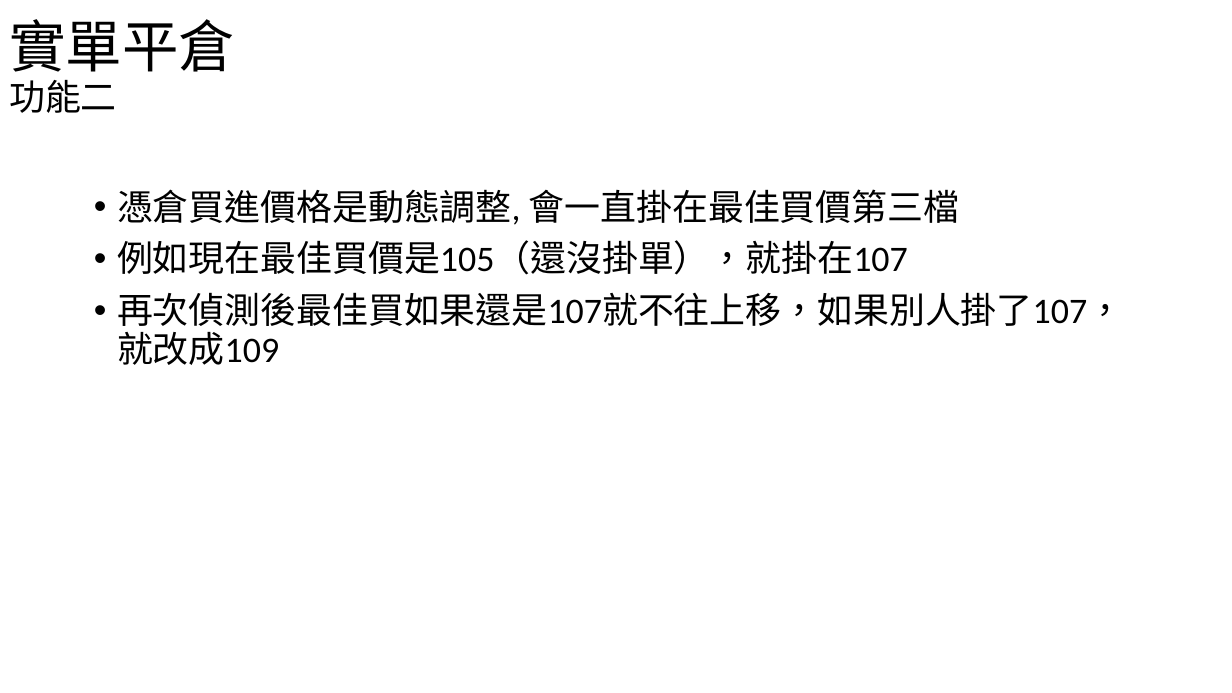
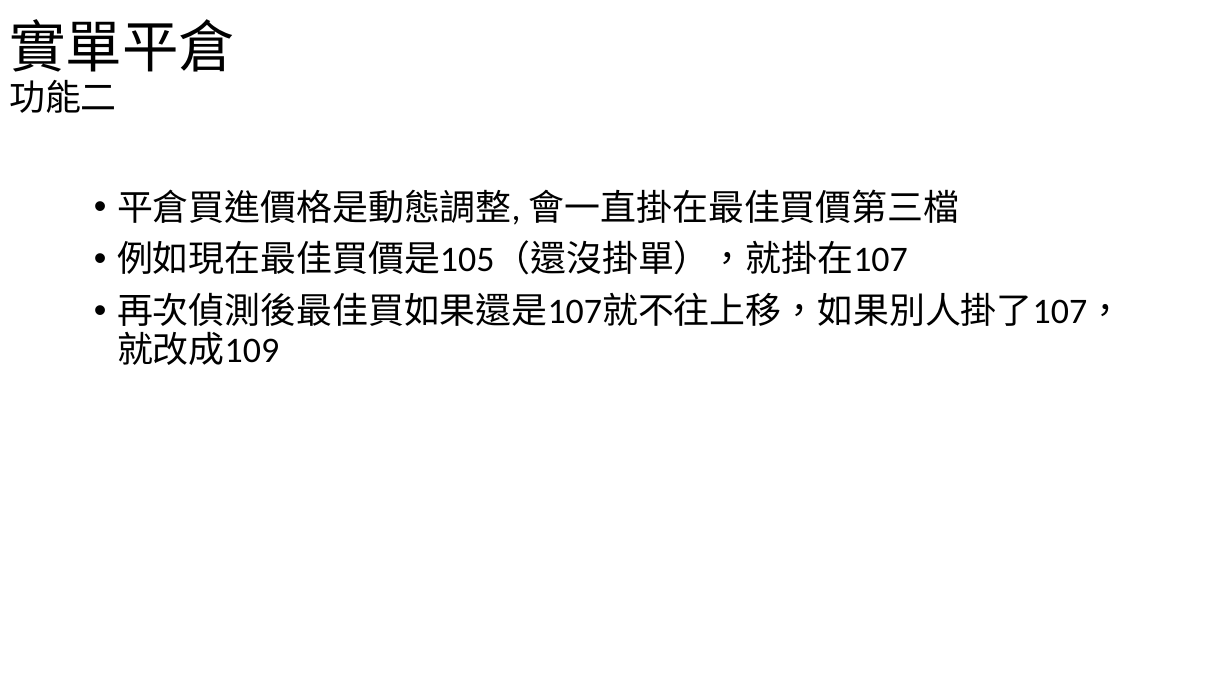
Before and after one commit to 030helios/shioaji-options, a slide deck: slide 10 of 選擇權自動化.pptx. Drawn at 1232x693 pixels with LibreOffice and Linux fonts; fonts in the diff are those of the drawing. Boxes give left, top, right and bottom in pixels: in the first picture for what was removed or moved away, otherwise in the second. Text is boxed around its words. In the diff, an @@ line names an element or a change of style, - is before the commit and + after.

```diff
--- a/選擇權自動化.pptx
+++ b/選擇權自動化.pptx
@@ text at <box>117,189,960,225</box>: text changed @@
-• 憑倉買進價格是動態調整, 會一直掛在最佳買價第三檔
+• 平倉買進價格是動態調整, 會一直掛在最佳買價第三檔
```
Also in this commit, not shown: 4 other files.
